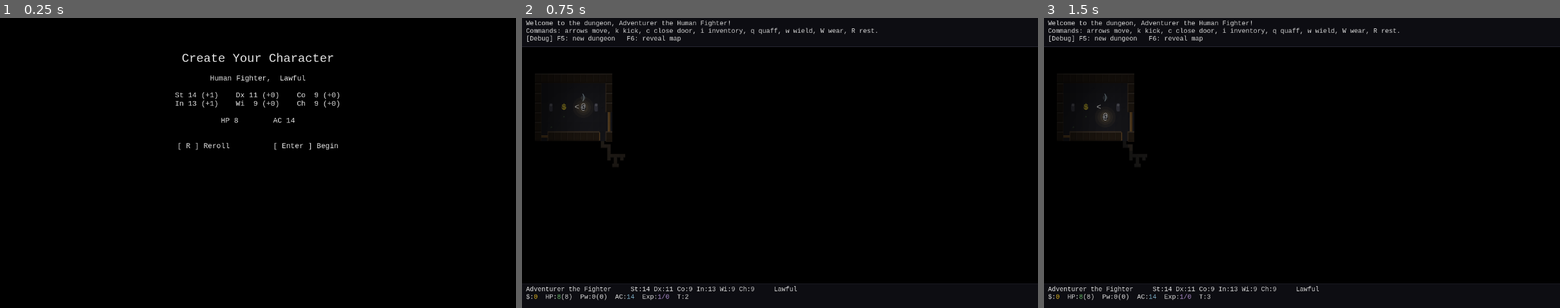
Above: before the commit, frames 1-3 (left to right).
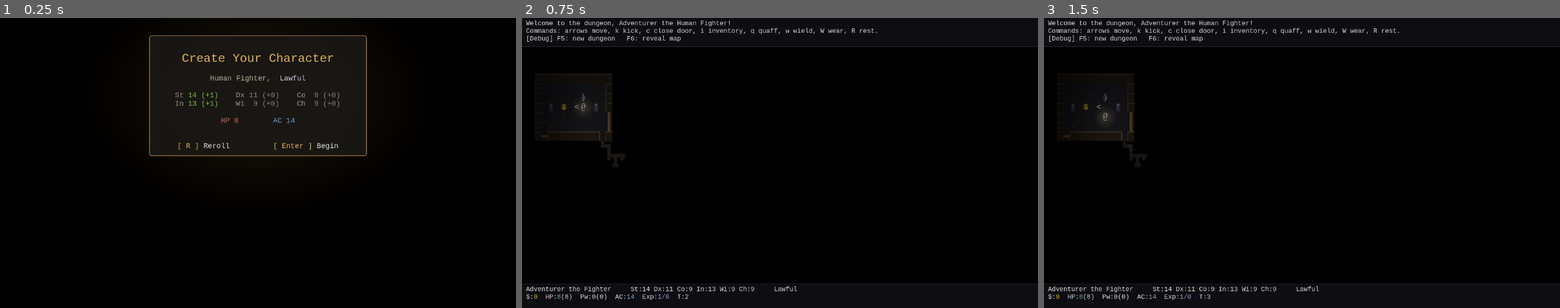
Above: after the commit, the same moments.

Repository: itaiag/basic-crawler
Game: Godot game, scene res://scenes/game.tscn
Two runs of this game, one before a commit and one after it. Both use one fixed random seed, a clock stepped at 60 frames per second and the inputs below.
Inputs:
- Up to frame 1 (0.25 s): no input
- Up to frame 2 (0.75 s): tap Enter at 0.5, 0.6 s; hold Right from 0.53 s (still down)
- Up to frame 3 (1.5 s): tap Space at 0.77, 1.25 s; release Right at 1.28 s; hold Down from 1.28 s (still down); tap Keypad Enter at 1.35 s

The runs differ from the first frame. In frame 1, 13% of the frame differs, in the area x 28-72%, y 6-48%; in frame 2, nothing differs; in frame 3, nothing differs.

Commit message:
Support for kick and nicer start screen

Diff:
--- a/scripts/game.gd
+++ b/scripts/game.gd
@@ -33,6 +33,7 @@
 const REST_INTERRUPT_SAFE := 0.01
 const REST_INTERRUPT_OPEN := 0.15
 const FATIGUE_PENALTY := 2
+const KICK_ATK_PENALTY := 2  # Basic Fantasy: kicks rolled at -2 attack
 
 var _dungeon := DungeonGenerator.new()
 var _turn := 1
@@ -191,6 +192,61 @@
 func _setup_overlays() -> void:
 	_create_bg = _new_overlay()
 	_create_label = _create_bg.get_child(0) as RichTextLabel
+	_setup_create_decor()
+
+
+# Frames the character-creation text: a soft warm torch-glow and a bordered
+# stone card behind the label, so the menu shares the dungeon's lit mood
+# instead of floating on flat black. No shader -- radial GradientTexture2D +
+# StyleBoxFlat, GL-compatibility / web / mobile safe.
+func _setup_create_decor() -> void:
+	var vp := get_viewport().get_visible_rect().size
+
+	var card_w := 540.0
+	var card_h := 300.0
+	var card_pos := Vector2((vp.x - card_w) * 0.5, vp.y * 0.06)
+	var card_center := card_pos + Vector2(card_w, card_h) * 0.5
+
+	# Warm radial torch-glow, larger than the card, centered behind it.
+	var grad := Gradient.new()
+	grad.offsets = PackedFloat32Array([0.0, 1.0])
+	grad.colors = PackedColorArray([
+		Color(0.95, 0.72, 0.36, 0.13),
+		Color(0.95, 0.72, 0.36, 0.0)])
+	var tex := GradientTexture2D.new()
+	tex.gradient = grad
+	tex.fill = GradientTexture2D.FILL_RADIAL
+	tex.fill_from = Vector2(0.5, 0.5)
+	tex.fill_to = Vector2(1.0, 0.5)
+	tex.width = 256
+	tex.height = 256
+
+	var glow := TextureRect.new()
+	glow.texture = tex
+	glow.stretch_mode = TextureRect.STRETCH_SCALE
+	var glow_size := Vector2(card_w + 360.0, card_h + 320.0)
+	glow.size = glow_size
+	glow.position = card_center - glow_size * 0.5
+	glow.mouse_filter = Control.MOUSE_FILTER_IGNORE
+
+	# Bordered dark-stone card.
+	var sb := StyleBoxFlat.new()
+	sb.bg_color = Color(0.10, 0.09, 0.08, 0.92)
+	sb.border_color = Color(0.55, 0.42, 0.22)
+	sb.set_border_width_all(2)
+	sb.set_corner_radius_all(6)
+
+	var card := Panel.new()
+	card.position = card_pos
+	card.size = Vector2(card_w, card_h)
+	card.mouse_filter = Control.MOUSE_FILTER_IGNORE
+	card.add_theme_stylebox_override("panel", sb)
+
+	# Insert behind the label (child 0); label must draw on top.
+	_create_bg.add_child(glow)
+	_create_bg.add_child(card)
+	_create_bg.move_child(glow, 0)
+	_create_bg.move_child(card, 1)
 
 
 # A right-docked panel beside the dungeon (between the message and status bars).
@@ -333,17 +389,26 @@
 	var hp: int = _player.max_hp
 	var ac: int = _player.armor_class()
 
-	var t := "\n\n\n\n[center][font_size=30][b]Create Your Character[/b][/font_size]\n\n"
-	t += "Human Fighter,  Lawful\n\n"
-	t += "St %2d (%+d)    Dx %2d (%+d)    Co %2d (%+d)\n" % [
-		st, GameData.ability_mod(st), dx, GameData.ability_mod(dx),
-		co, GameData.ability_mod(co)]
-	t += "In %2d (%+d)    Wi %2d (%+d)    Ch %2d (%+d)\n\n" % [
-		intel, GameData.ability_mod(intel), wi, GameData.ability_mod(wi),
-		cha, GameData.ability_mod(cha)]
-	t += "HP %d        AC %d\n\n\n" % [hp, ac]
-	t += "[ R ] Reroll          [ Enter ] Begin[/center]"
+	var t := "\n\n\n\n[center][font_size=30][b][color=#e0b25a]Create Your Character[/color][/b][/font_size]\n\n"
+	t += "[color=#b8b0a0]Human Fighter,  [/color][color=#cfc6dc]Lawful[/color]\n\n"
+	t += "%s    %s    %s\n" % [
+		_stat_cell("St", st), _stat_cell("Dx", dx), _stat_cell("Co", co)]
+	t += "%s    %s    %s\n\n" % [
+		_stat_cell("In", intel), _stat_cell("Wi", wi), _stat_cell("Ch", cha)]
+	t += "[color=#d06a5a]HP %d[/color]        [color=#6a9fd0]AC %d[/color]\n\n\n" % [hp, ac]
+	t += "[color=#e0b25a][ R ][/color] Reroll          [color=#e0b25a][ Enter ][/color] Begin[/center]"
 	_create_label.text = t
+
+
+# Format one ability score as "Lbl NN (+/-M)" with the value tinted by its modifier.
+func _stat_cell(label: String, value: int) -> String:
+	var m: int = GameData.ability_mod(value)
+	var col := "#888888"
+	if m > 0:
+		col = "#7ec850"
+	elif m < 0:
+		col = "#d06a5a"
+	return "[color=#9a9286]%s[/color] [color=%s]%2d (%+d)[/color]" % [label, col, value, m]
 
 
 func _open_inventory() -> void:
@@ -873,6 +938,11 @@
 
 func _do_kick_action(dir: Vector2i) -> void:
 	var target: Vector2i = _player.grid_pos + dir
+
+	if _monster_at.has(target):
+		_kick_monster(_monster_at[target])
+		return
+
 	var tile: int = _dungeon.get_tile(target.x, target.y)
 
 	if tile == GameData.Tile.DOOR_LOCKED or tile == GameData.Tile.DOOR_CLOSED:
@@ -887,6 +957,53 @@
 		_add_message("You kick at the open doorway.")
 	else:
 		_add_message("You kick at empty space.")
+
+
+func _kick_monster(m: Monster) -> void:
+	var data: Dictionary = GameData.MONSTERS[m.kind]
+	var mname: String = data["name"]
+	var target_ac: int = data["ac"]
+
+	# BF brawling rule: soft-armored kicker vs metal-armored target -> kick rebounds.
+	var player_soft_armor: bool = _player.equipped_armor < 0 or \
+		_player.equipped_armor == GameData.ItemKind.LEATHER_ARMOR
+	if player_soft_armor and data.get("metal_armor", false):
+		var dmg := GameData.roll(1, 4)
+		_add_message("You hurt your foot kicking the armored %s!  (%d damage to you)" % [mname, dmg])
+		_player.hp -= dmg
+		_update_status()
+		if not _player.is_alive():
+			_player_dies()
+		return
+
+	var base_atk: int = _player.melee_attack_bonus()
+	var fatigue: int = FATIGUE_PENALTY if _player.fatigued else 0
+	var d20 := randi_range(1, 20)
+	var total := d20 + base_atk - KICK_ATK_PENALTY - fatigue
+
+	var calc := "d20 %d %s -2" % [d20, _signed(base_atk)]
+	if fatigue > 0:
+		calc += " %s" % _signed(-fatigue)
+	calc += " = %d vs AC %d" % [total, target_ac]
+
+	var hit := total >= target_ac
+	if not hit:
+		_add_message("You miss the %s." % mname)
+		_push_combat_event(_combat_attack_block(
+			"You kick at %s" % _cap(mname), false, true, _nat_note(d20), calc, "", ""))
+		return
+
+	var dmg: int = GameData.roll(1, 4)
+	var dline := "kick 1d4 = %d" % dmg
+	m.hp -= dmg
+	_add_message("You kick the %s for %d damage." % [mname, dmg])
+	var hp_short := "slain" if m.hp <= 0 else "%d/%d" % [m.hp, m.max_hp]
+	_push_combat_event(_combat_attack_block(
+		"You kick %s" % _cap(mname), true, true, _nat_note(d20), calc, dline, hp_short))
+	if m.hp <= 0:
+		_kill_monster(m, mname, int(data["xp"]))
+	else:
+		_check_half_hp_morale(m)
 
 
 func _attack_monster(m: Monster) -> void:
@@ -1235,7 +1352,6 @@
 	if _combat_zoom_active == active:
 		return
 	_combat_zoom_active = active
-	_player.set_combat_highlight(active)
 	if active:
 		# Show the card; if no blow has landed yet this engagement, prime it.
 		_render_combat_panel()
@@ -1260,7 +1376,6 @@
 	if _camera_zoom_tween:
 		_camera_zoom_tween.kill()
 	_combat_zoom_active = false
-	_player.set_combat_highlight(false)
 	_camera.zoom = CAMERA_ZOOM_NORMAL
 	if _combat_bg:
 		_combat_bg.visible = false
--- a/scripts/game_data.gd
+++ b/scripts/game_data.gd
@@ -28,9 +28,8 @@
 const COLOR_STAIRS := Color.WHITE
 const COLOR_PILLAR := Color(0.26, 0.26, 0.31)  # cool stone column, distinct from warm walls
 
-# Visual-polish tokens/highlights drawn behind glyphs (player, monsters, combat).
+# Dark token drawn behind glyphs (player, monsters).
 const COLOR_TOKEN_BG := Color(0.06, 0.06, 0.08)
-const COLOR_COMBAT_HIGHLIGHT := Color(0.95, 0.55, 0.20)
 
 # Per-room atmosphere tint. Kept subtle by lerping the base colour 10% toward
 # the mood colour -- rooms should feel mildly different, not look colour-coded.
--- a/scripts/player.gd
+++ b/scripts/player.gd
@@ -4,7 +4,6 @@
 
 var grid_pos := Vector2i.ZERO
 var is_moving := false
-var in_combat := false  # toggled by game.gd; drives a subtle combat ring
 
 var strength := 10
 var dexterity := 10
@@ -55,21 +54,10 @@
 	# Grounding shadow peeking out below the token.
 	draw_circle(center + Vector2(0, 4.0), 6.0, Color(0, 0, 0, 0.30))
 	draw_circle(center, 7.5, GameData.COLOR_TOKEN_BG)
-	if in_combat:
-		# Faint warm ring while engaged. Toggled by combat state, not per frame.
-		draw_arc(center, 9.0, 0.0, TAU, 24,
-			Color(GameData.COLOR_COMBAT_HIGHLIGHT, 0.7), 2.0, true)
 	var fs := GameData.FONT_SIZE
 	var baseline := (ch - (_font.get_ascent(fs) + _font.get_descent(fs))) * 0.5 + _font.get_ascent(fs)
 	draw_string(_font, Vector2(0, baseline), "@", HORIZONTAL_ALIGNMENT_CENTER,
 		cw, fs, Color.WHITE)
-
-
-func set_combat_highlight(on: bool) -> void:
-	if in_combat == on:
-		return
-	in_combat = on
-	queue_redraw()
 
 
 func move_to(target: Vector2i) -> void:
Not shown, changed: CLAUDE.md
Not shown, added: README.md
